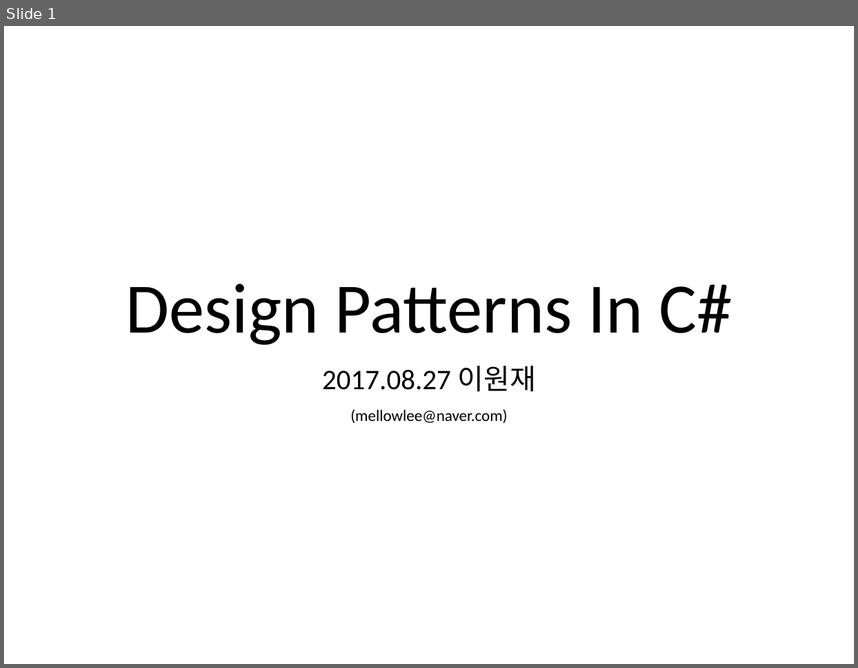
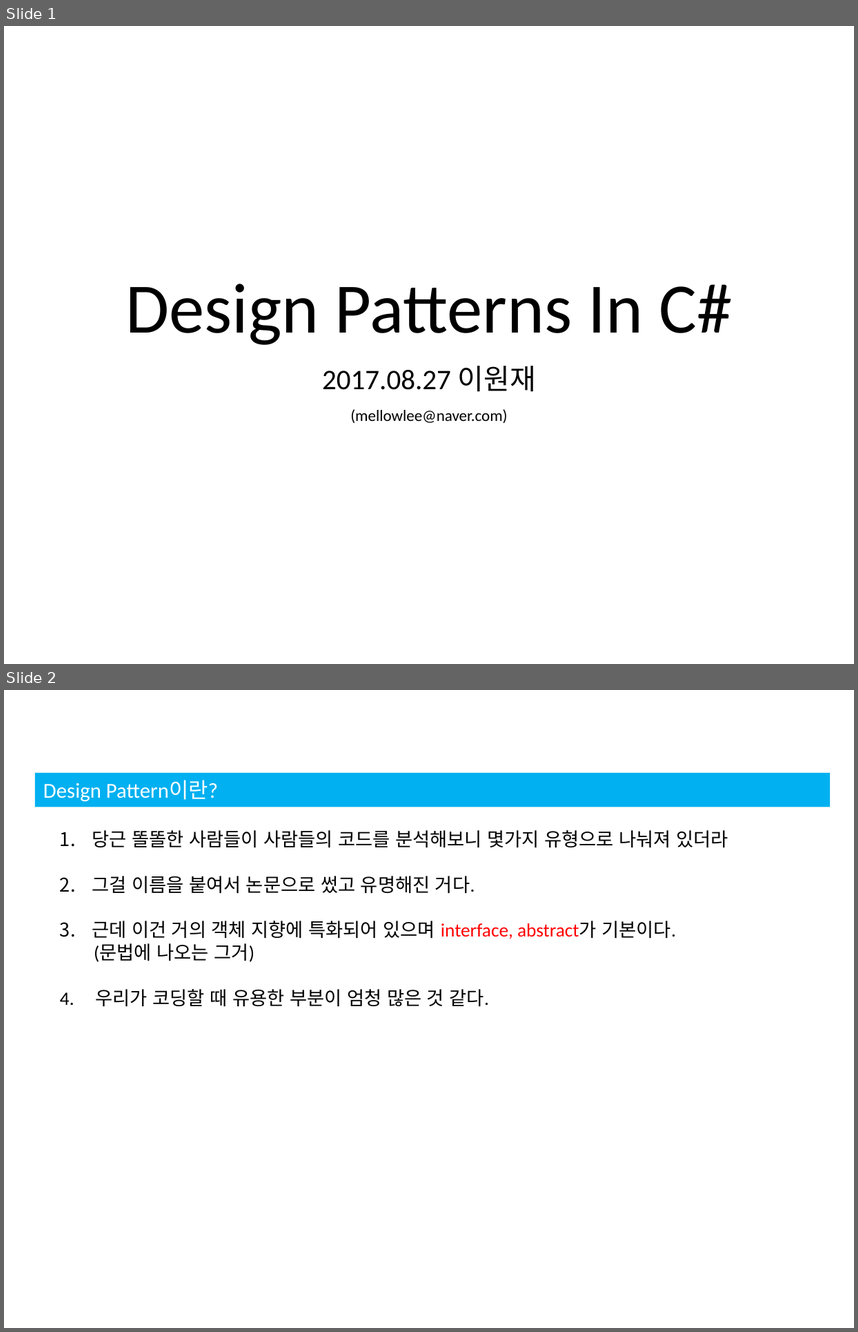
Before and after one commit to yiwonjae/Project_DesignPatternsInCSharp, a slide deck: Designpattern정리.pptx. Shown one above the other, each under a label of ours: slide 1 before the commit, slides 1 and 2 after it. The pictures are 858x668 and 858x1332 pixels, drawn with LibreOffice and Linux fonts; fonts in the diff are those of the drawing. Boxes give left, top, right and bottom in pixels: in the first picture for what was removed or moved away, otherwise in the second. Text is boxed around its words. In the diff, an @@ line names an element or a change of style, - is before the commit and + after.

```diff
--- a/Designpattern정리.pptx
+++ b/Designpattern정리.pptx
@@ slide 2 added at (4,690,854,1328), background #FFFFFF @@
@@ rectangle added at (34,773,829,807), fill #00B0F0, 18 pt, text #FFFFFF @@
+Design Pattern이란?
@@ text added at (60,830,728,1007), 16 pt, text #000000 @@
+1. 당근 똘똘한 사람들이 사람들의 코드를 분석해보니 몇가지 유형으로 나눠져 있더라
+2. 그걸 이름을 붙여서 논문으로 썼고 유명해진 거다.
+3. 근데 이건 거의 객체 지향에 특화되어 있으며 interface, abstract가 기본이다.
+(문법에 나오는 그거)
+4. 우리가 코딩할 때 유용한 부분이 엄청 많은 것 같다.
```
Also in this commit, not shown: 1 slide changed, 4 other slides added, 2 slides removed, 5 other files.
